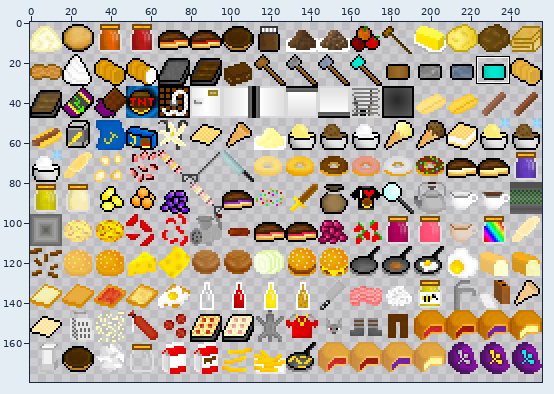
Sprite sheet -- bin_data/jaffas_01.png. Above: a wide view before the commit, with the close-up outlined.
Close-up. Earlier state:
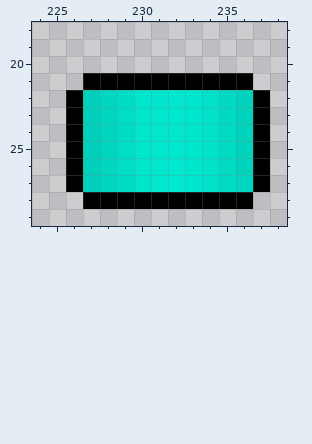
The file is 256x256 pixels. Shown: x 224..238, y 18..29. The wide view leaves out empty margins. The commit also changed other parts of the picture, which this record leaves out.
Now the later version:
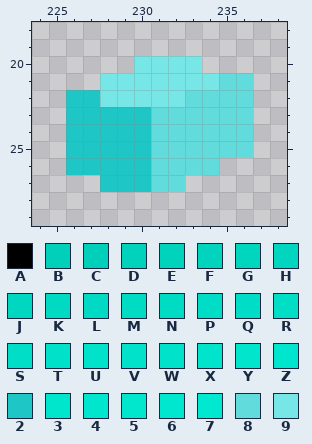
Palette (. is transparent): A #000000  B #00cfb9  C #00cfba  D #00d2bc  E #00d3bc  F #00d4bd  G #00d5be  H #00d6bf  J #00d7c0  K #00dac3  L #00dac4  M #00dbc4  N #00dcc4  P #00ddc6  Q #00ddc7  R #00dec6  S #00dec7  T #00e1c9  U #00e2c9  V #00e2ca  W #00e3ca  X #00e4cc  Y #00e5cc  Z #00e5cd  2 #1fc6c6  3 #00e6cd  4 #00e6ce  5 #00e7ce  6 #00e7cf  7 #00e8cf  8 #61dbdc  9 #76e6e7
From old to new:
y 20: x 230..233 .... -> 9999
y 21: x 227..236 AAAAAAAAAA -> .999999988
y 22: x 226..237 ACJQY45ZTKDA -> 22999998888.
y 23: x 226..237 ACJSY56ZULEA -> 22222888888.
y 24: x 226..237 ABHPY553VMFA -> 22222888888.
y 25: x 226..237 ACHRY563VMFA -> 22222888888.
y 26: x 226..237 ABJRY573WMFA -> 222228888...
y 27: x 226..237 ACJPX574VNGA -> ..22288.....
y 28: x 227..236 AAAAAAAAAA -> ..........
